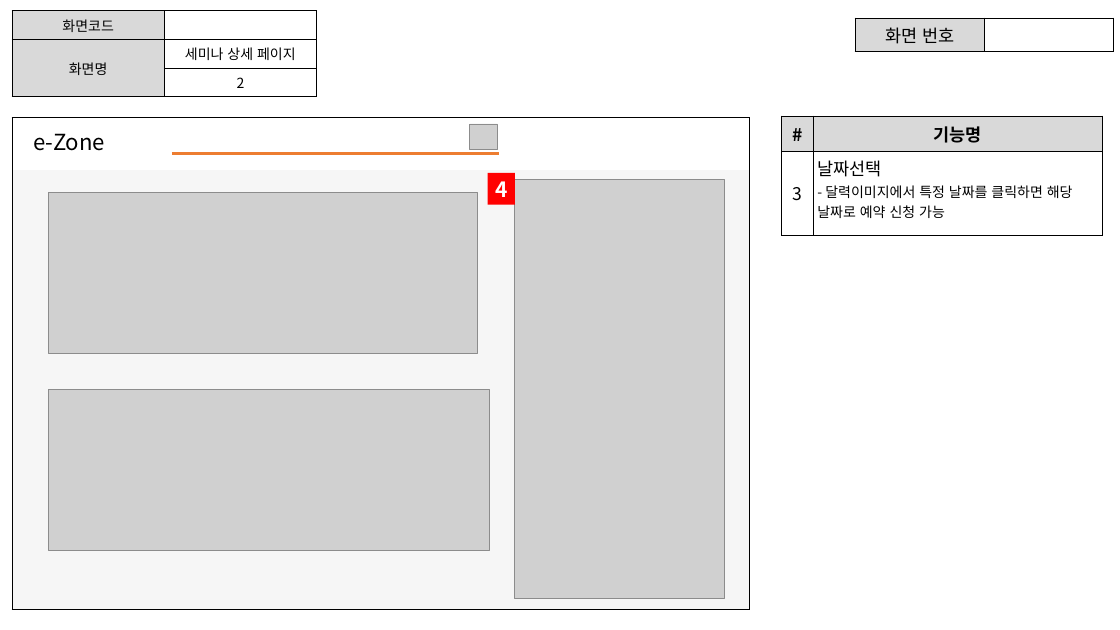
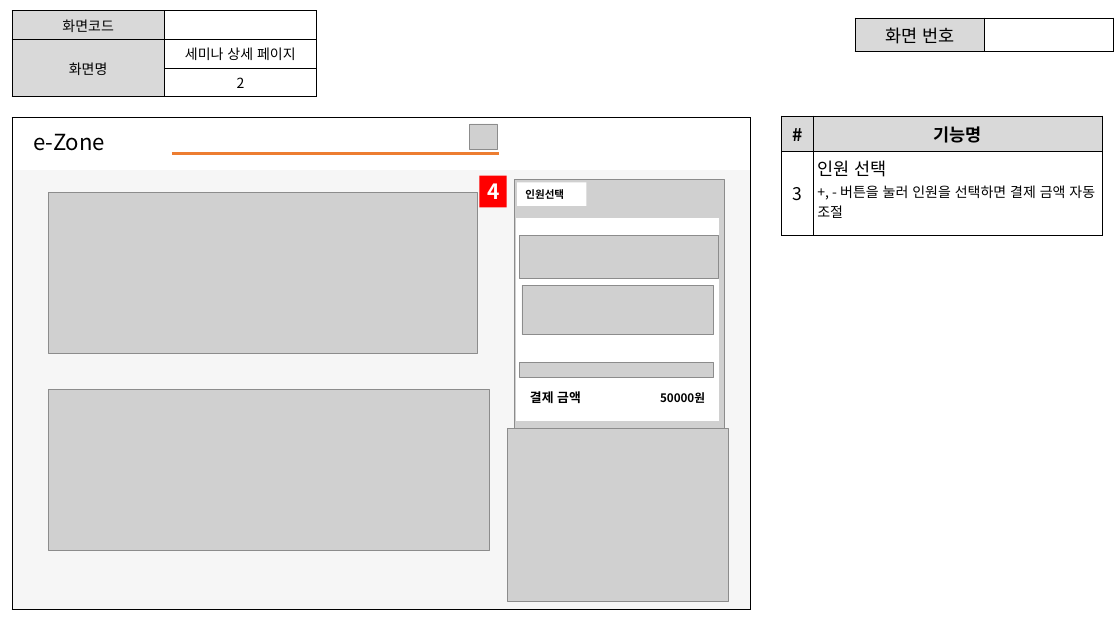
Before and after one commit to ezenteam2/e-Zone, a slide deck: slide 3 of 0 발표용 파워포인트/project05 - 파워포인트 종합 - 서희.pptx. Drawn at 1120x630 pixels with LibreOffice and Linux fonts; fonts in the diff are those of the drawing; grey boxes stand for pictures. Boxes give left, top, right and bottom in pixels: in the first picture for what was removed or moved away, otherwise in the second. Text is boxed around its words. In the diff, an @@ line names an element or a change of style, - is before the commit and + after.

```diff
--- a/0 발표용 파워포인트/project05 - 파워포인트 종합 - 서희.pptx
+++ b/0 발표용 파워포인트/project05 - 파워포인트 종합 - 서희.pptx
@@ table at (782,116,1102,235) @@
-row 2, column 2: 날짜선택 / - 달력이미지에서 특정 날짜를 클릭하면 해당 날짜로 예약 신청 가능
+row 2, column 2: 인원 선택 / +, - 버튼을 눌러 인원을 선택하면 결제 금액 자동 조절
@@ rectangle "4": place and size @@
-rectangle "4" at (488,173,515,205)
+rectangle "4" at (480,176,507,208)
@@ rectangle added at (518,182,587,206), fill #FFFFFF, 9 pt, text #000000, bold @@
+인원선택
@@ table added at (517,218,719,421), 1 rows, 1 columns @@
+
@@ picture added at (519,235,719,278) @@
@@ picture added at (522,286,713,335) @@
@@ picture added at (519,363,713,378) @@
@@ rectangle added at (522,381,610,413), fill #FFFFFF, 11 pt, text #000000, bold @@
+결제 금액
@@ rectangle added at (625,381,713,414), fill #FFFFFF, 10 pt, text #000000, bold @@
+50000원
@@ picture added at (507,429,728,602) @@
```
Also in this commit, not shown: 11 other slides changed, 12 slides added.
